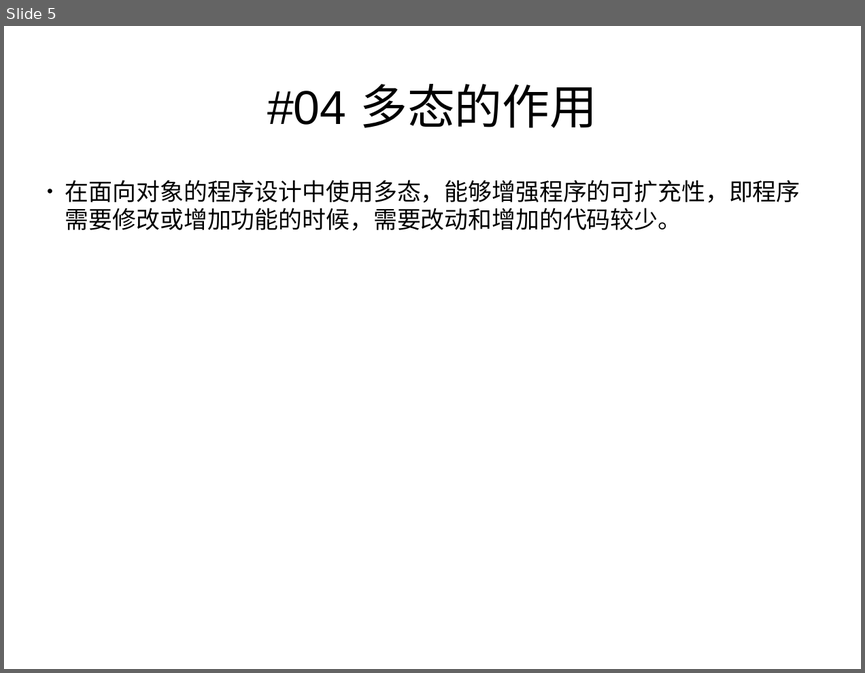
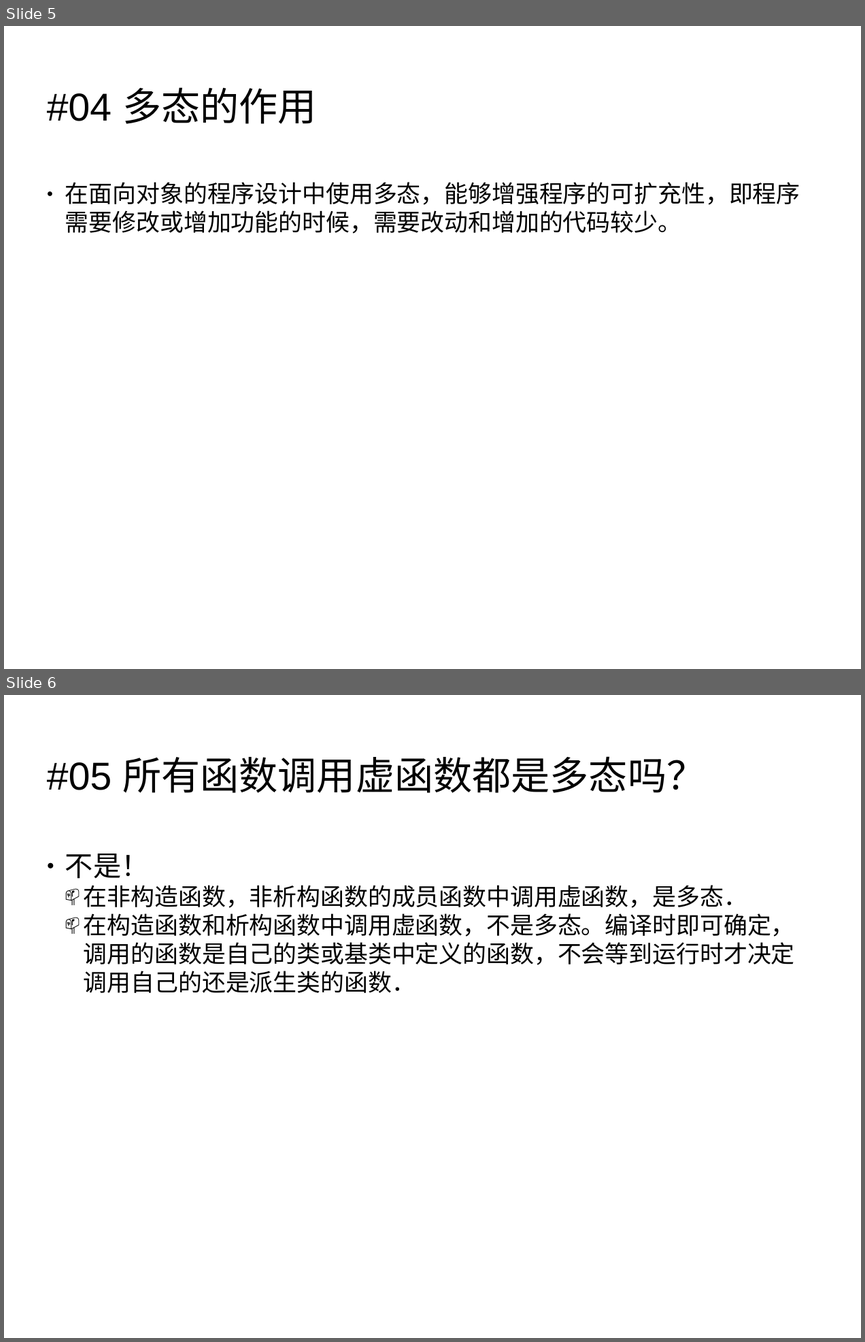
Before and after one commit to botaichang/cplus_slides, a slide deck: c++deep022_虚函数与多态.pptx. Shown one above the other, each under a label of ours: slide 5 before the commit, slides 5 and 6 after it. The pictures are 865x673 and 865x1342 pixels, drawn with LibreOffice and Linux fonts; fonts in the diff are those of the drawing; background and template pictures are left out. Boxes give left, top, right and bottom in pixels: in the first picture for what was removed or moved away, otherwise in the second. Text is boxed around its words. In the diff, an @@ line names an element or a change of style, - is before the commit and + after.

```diff
--- a/c++deep022_虚函数与多态.pptx
+++ b/c++deep022_虚函数与多态.pptx
@@ slide 6 added at [4,695,861,1338], background picture (left out) @@
@@ text added at [47,756,705,793], 36 pt, text #000000 @@
+#05 所有函数调用虚函数都是多态吗？
@@ text added at [65,853,795,993], 22 pt, text #000000 @@
+● 不是！
+  📫 在非构造函数，非析构函数的成员函数中调用虚函数，是多态．
+  📫 在构造函数和析构函数中调用虚函数，不是多态。编译时即可确定，调用的函数是自己的类或基类中定义的函数，不会等到运行时才决定调用自己的还是派生类的函数．
@@ slide 5 changed as well @@
@@ text "#04 多态的作用": place and size @@
-text "#04 多态的作用" at [267,84,597,128]
+text "#04 多态的作用" at [47,87,317,124]
@@ text "#04 多态的作用" at [47,87,317,124]: size 44 to 36 pt; alignment centre to left @@
@@ text "在面向对象的程序设计中使用多态，能够增强程序的可扩充性，即程序需要修改或增加功能的时候，需要改动和增加的代码较少。": place and size @@
-text "在面向对象的程序设计中使用多态，能够增强程序的可扩充性，即程序需要修改或增加功能的时候，需要改动和增加的代码较少。" at [65,180,800,231]
+text "在面向对象的程序设计中使用多态，能够增强程序的可扩充性，即程序需要修改或增加功能的时候，需要改动和增加的代码较少。" at [65,182,800,233]
```
Also in this commit, not shown: 4 other slides changed, 5 other slides added, 5 other files.
